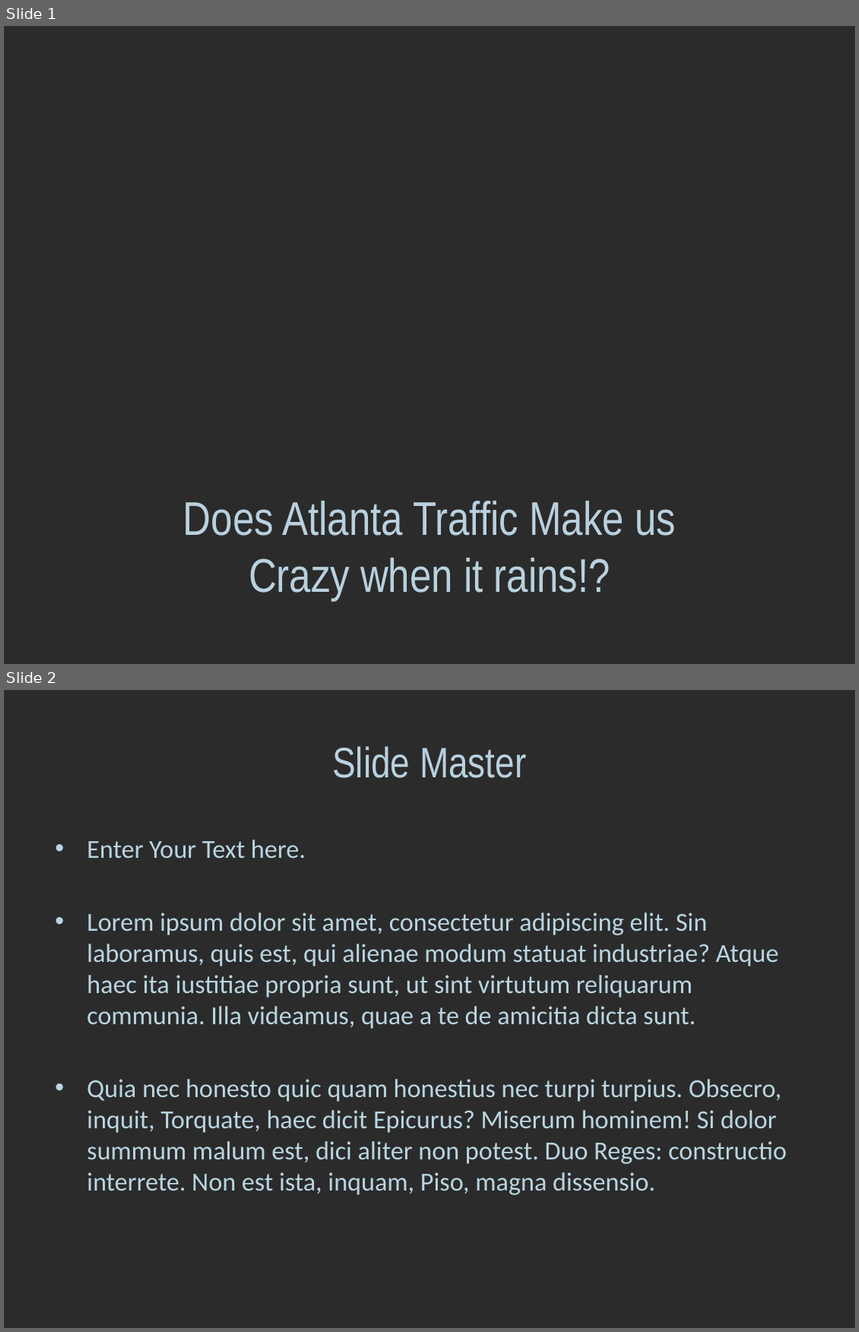
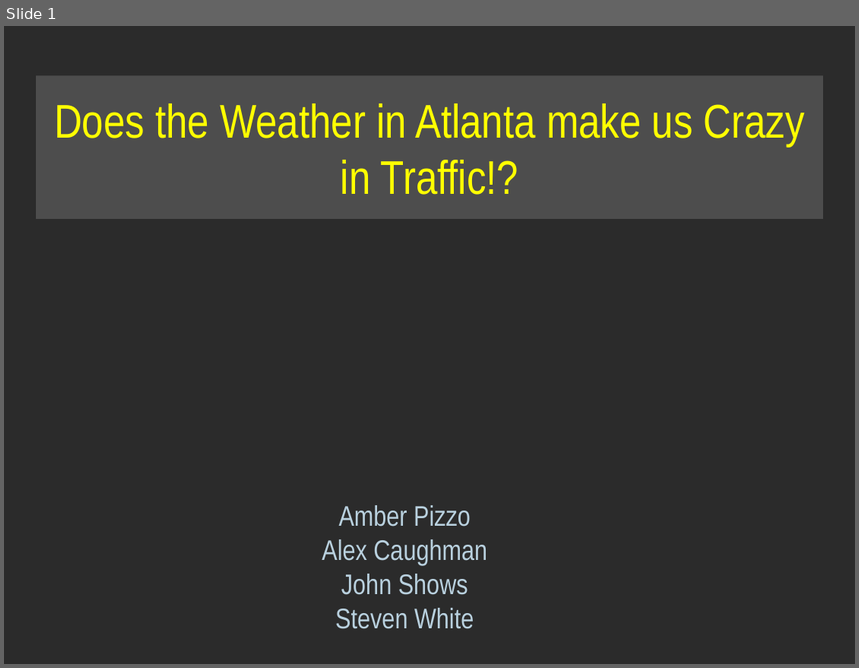
Before and after one commit to alexcaughman/iteration_station, a slide deck: Atlanta Traffic PPT.pptx. Shown one above the other, each under a label of ours: slides 1 and 2 before the commit, slide 1 after it. The pictures are 859x1332 and 859x668 pixels, drawn with LibreOffice and Linux fonts; fonts in the diff are those of the drawing; background and template pictures are left out; a plain dark background stands for a picture behind light text. Boxes give left, top, right and bottom in pixels: in the first picture for what was removed or moved away, otherwise in the second. Text is boxed around its words. In the diff, an @@ line names an element or a change of style, - is before the commit and + after.

```diff
--- a/Atlanta Traffic PPT.pptx
+++ b/Atlanta Traffic PPT.pptx
@@ slide 2 removed at [4,690,855,1328], background picture (left out) @@
@@ title removed at [332,746,526,778] @@
-Slide Master
@@ text removed at [87,840,787,1195] @@
-• Enter Your Text here.
-• Lorem ipsum dolor sit amet, consectetur adipiscing elit. Sin laboramus, quis est, qui alienae modum statuat industriae? Atque haec ita iustitiae propria sunt, ut sint virtutum reliquarum communia. Illa videamus, quae a te de amicitia dicta sunt.
-• Quia nec honesto quic quam honestius nec turpi turpius. Obsecro, inquit, Torquate, haec dicit Epicurus? Miserum hominem! Si dolor summum malum est, dici aliter non potest. Duo Reges: constructio interrete. Non est ista, inquam, Piso, magna dissensio.
@@ slide 1 changed as well @@
@@ title "Does the Weather in Atlanta ...": place and size @@
-title "Does the Weather in Atlanta ..." at [183,501,676,601]
+title "Does the Weather in Atlanta ..." at [37,75,824,218]
@@ title "Does the Weather in Atlanta ..." at [37,75,824,218]: fill none to #7A7A7A at 44% opacity @@
@@ title at [54,104,805,195]: text changed; text colour #B9D1DF to #FFFF00 @@
-Does Atlanta Traffic Make us Crazy when it rains!?
+Does the Weather in Atlanta make us Crazy in Traffic!?
@@ text added at [322,506,487,629], 24 pt, text #B9D1DF @@
+Amber Pizzo
+Alex Caughman
+John Shows
+Steven White
```
Also in this commit, not shown: 9 slides added, 1 other file.
